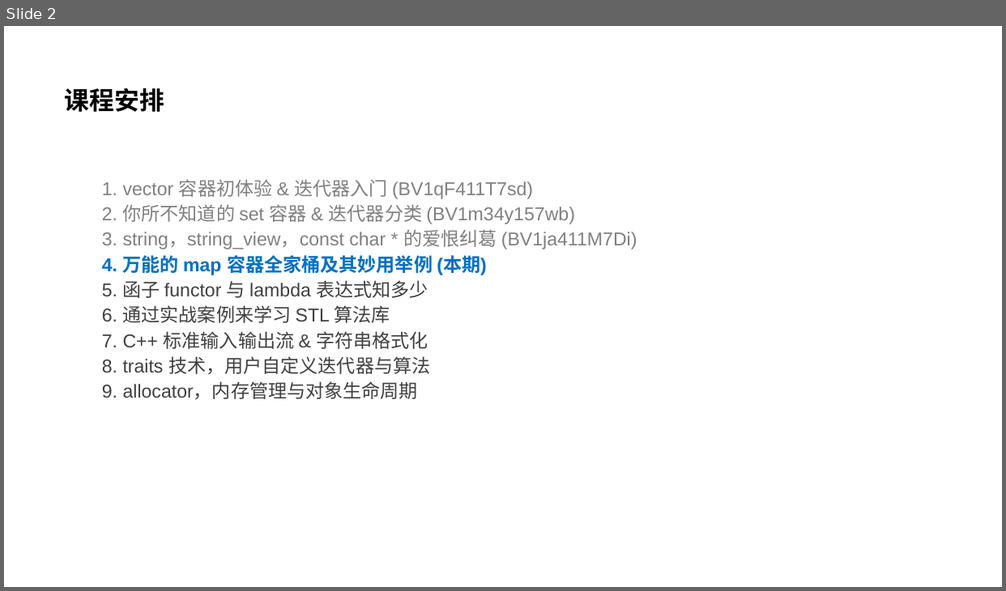
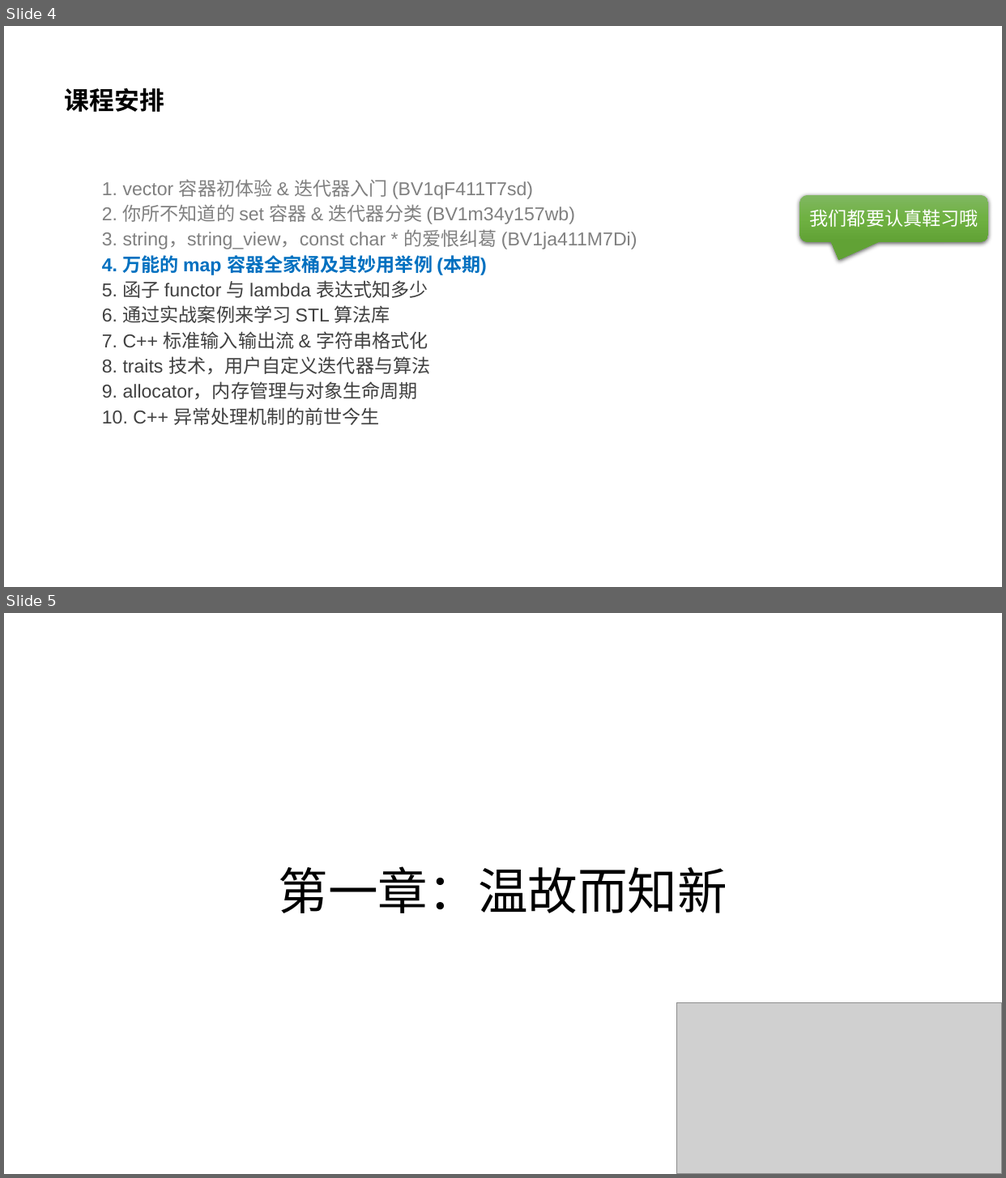
Before and after one commit to parallel101/course, a slide deck: 17/slides.pptx. Shown one above the other, each under a label of ours: slide 2 before the commit, slides 4 and 5 after it. The pictures are 1006x591 and 1006x1178 pixels, drawn with LibreOffice and Linux fonts; fonts in the diff are those of the drawing; grey boxes stand for pictures; background and template pictures are left out. Boxes give left, top, right and bottom in pixels: in the first picture for what was removed or moved away, otherwise in the second. Text is boxed around its words. In the diff, an @@ line names an element or a change of style, - is before the commit and + after.

```diff
--- a/17/slides.pptx
+++ b/17/slides.pptx
@@ slide 5 added at (4, 613, 1002, 1174), background #FFFFFF @@
@@ title added at (279, 867, 727, 914), 48 pt, text #000000 @@
+第一章：温故而知新
@@ picture added at (676, 1003, 1002, 1174) @@
@@ what was slide 2 is now slide 4 @@
@@ slide 4 changed as well @@
@@ rounded speech box added at (799, 195, 988, 242), fill gradient #81B861 to #6FB242 to #62A336, 18 pt, text #FFFFFF @@
+我们都要认真鞋习哦
@@ text at (102, 408, 379, 425): paragraph added @@
+  10. C++ 异常处理机制的前世今生
```
Also in this commit, not shown: 8 other slides changed, 45 other slides added, 1 slide removed, 6 other files.
